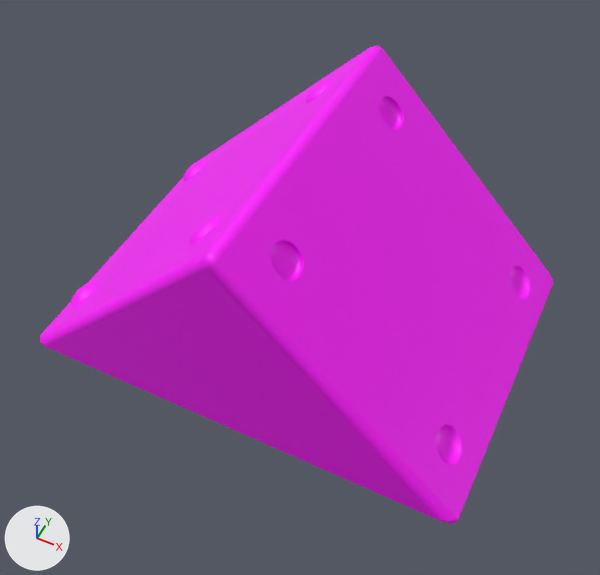
The Blender file .production/prism.blend, before and after one commit.
Before and after are seen from a 50 mm camera at (0.541, -1.103, 1.456) aimed at (0.031, -0.083, 0.181). Arrows for +X, +Y and +Z are at lower left; the lights stay in place. Mesh edges are drawn as thin lines on the coarser meshes.

Objects in the first picture: 'OnePrismDots'.
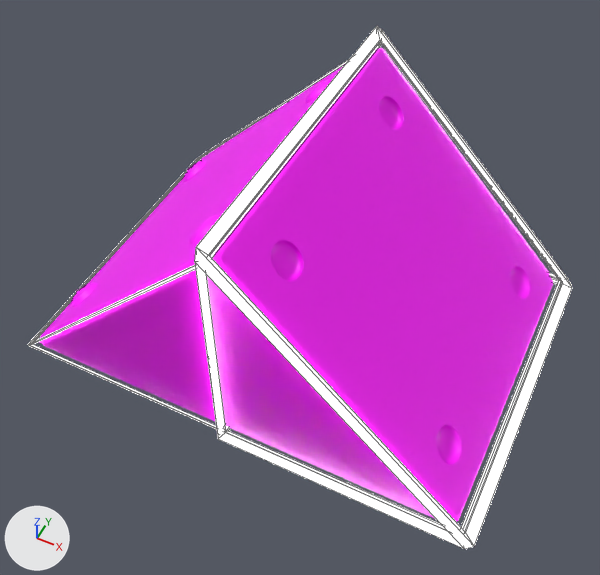
Boxes (x1, y1, x2, y2) around the edits, measured in the pictures (600 x 575 px):
'HalfSelection', shown
    after: (195, 26, 572, 549)
'SelectionMini', added
    after: (28, 41, 561, 530)

Edits to the bpy script that builds the scene:
```text
Change me_plane:
    used by ob_halfselection; location = (0.0, 0.0, 0.0)
    remove me_plane.from_pydata(...)  # 30 vertices, 36 faces; spans x -0.012..0.515, y -0.363..0.363, z -0.012..0.515
    add me_plane.from_pydata(...)  # 6 vertices, 3 faces; spans x 0.0..0.5, y -0.359..0.359, z 0.0..0.5
    me_plane part 1: the whole mesh is rebuilt
Add me_cube_004:
    me_cube_004.from_pydata([(-0.5, -0.359, 0.0), (-0.5, 0.359, 0.0), (0.5, -0.359, 0.0), (0.0, -0.359, 0.5), (0.5, 0.359, 0.0), (0.0, 0.359, 0.5)], [], [(0, 3, 5, 1), (4, 5, 3, 2), (1, 4, 2, 0)])
    me_cube_004.materials.append(mat_selection)  # white #ffffff
Change ob_halfselection:
    remove ob_halfselection.hide_set(True)  # its collection is switched off
    add _m = ob_halfselection.modifiers.new('Wireframe', 'WIREFRAME')
    add _m.thickness = 0.05
    add _m.offset = 1.0
    add _m.use_boundary = True
    add _m.use_even_offset = False
    add _m.use_relative_offset = True
Add ob_selectionmini:
    ob_selectionmini = bpy.data.objects.new('SelectionMini', me_cube_004)
    ob_selectionmini.location = (0.0, 0.0, 0.0)
    _m = ob_selectionmini.modifiers.new('Wireframe', 'WIREFRAME')
    _m.thickness = 0.01
```
